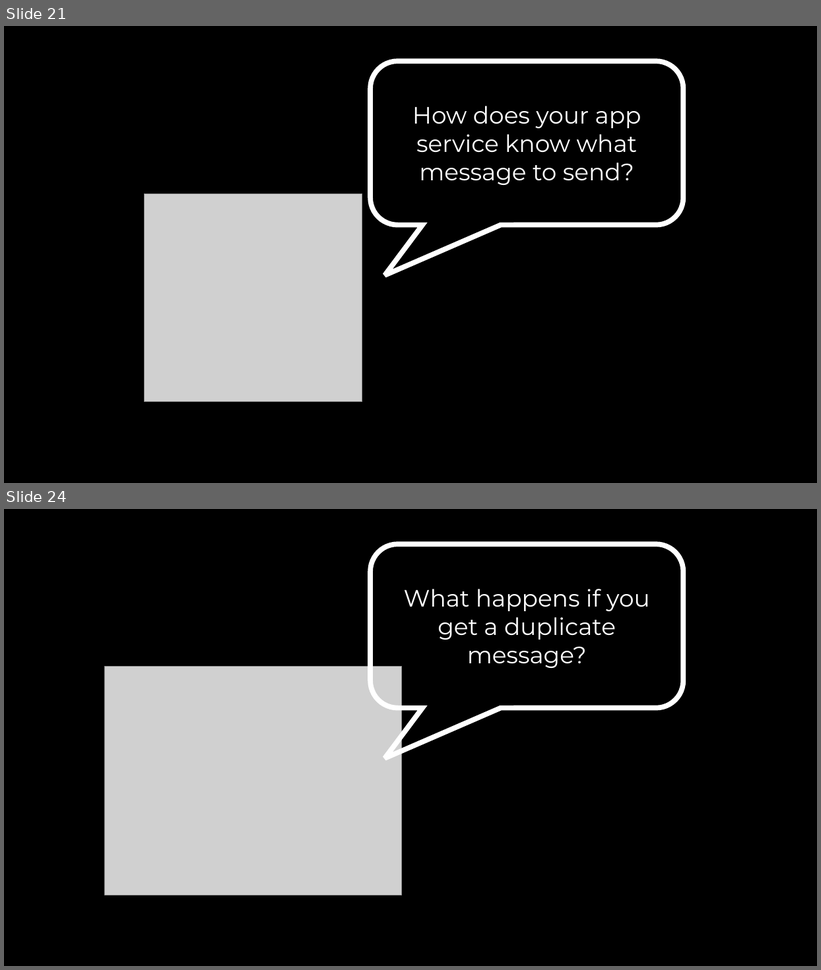
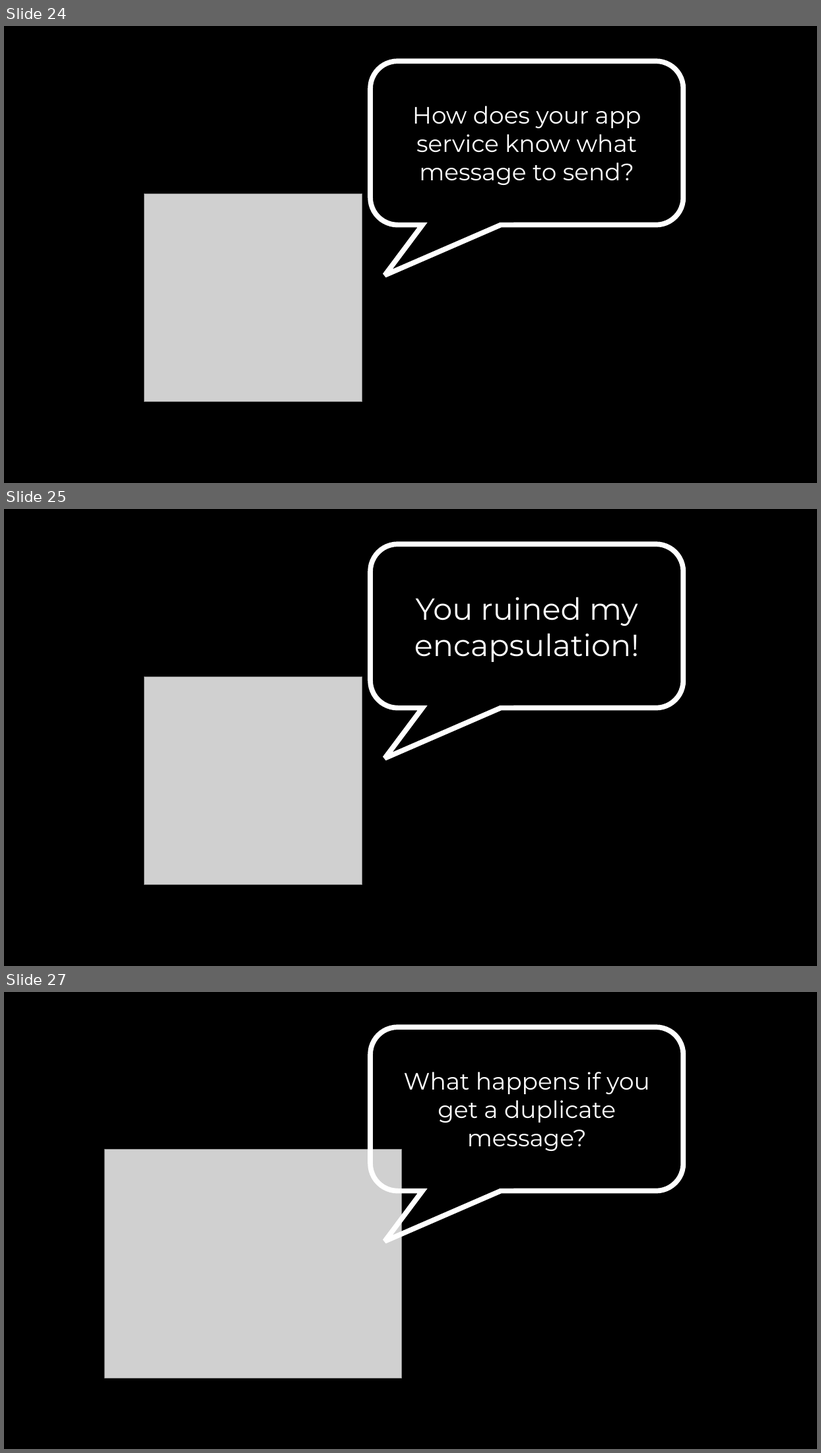
Before and after one commit to SzymonPobiega/DDDPatternsForADistributedSystem, a slide deck: docs/images.pptx. Shown one above the other, each under a label of ours: slides 21 and 24 before the commit, slides 24, 25 and 27 after it; the slides between them are not shown. The pictures are 821x970 and 821x1453 pixels, drawn with LibreOffice and Linux fonts; fonts in the diff are those of the drawing; grey boxes stand for pictures. Boxes give left, top, right and bottom in pixels: in the first picture for what was removed or moved away, otherwise in the second. Text is boxed around its words. In the diff, an @@ line names an element or a change of style, - is before the commit and + after.

```diff
--- a/docs/images.pptx
+++ b/docs/images.pptx
@@ slide 25 added at box(4, 509, 817, 966), background #000000 @@
@@ rounded speech box added at box(370, 545, 684, 708), outline #FFFFFF 6 pt, 36 pt, text #FFFFFF @@
+You ruined my encapsulation!
@@ picture added at box(145, 677, 362, 885) @@
@@ what was slide 21 is now slide 24 @@
@@ what was slide 24 is now slide 27 @@
```
Also in this commit, not shown: 5 slides changed, 4 other slides added, 1 slide removed, 12 other files.
